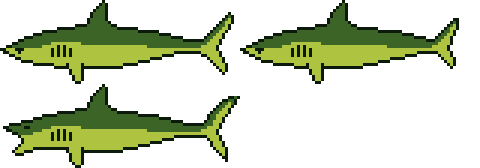
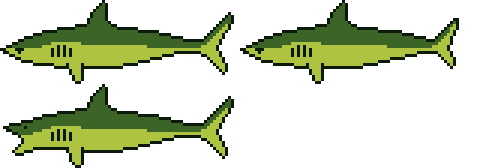
Layer changes from the first 480x168 image to the second:
painted on "New Layer#1" over bbox(27, 18, 240, 162)
